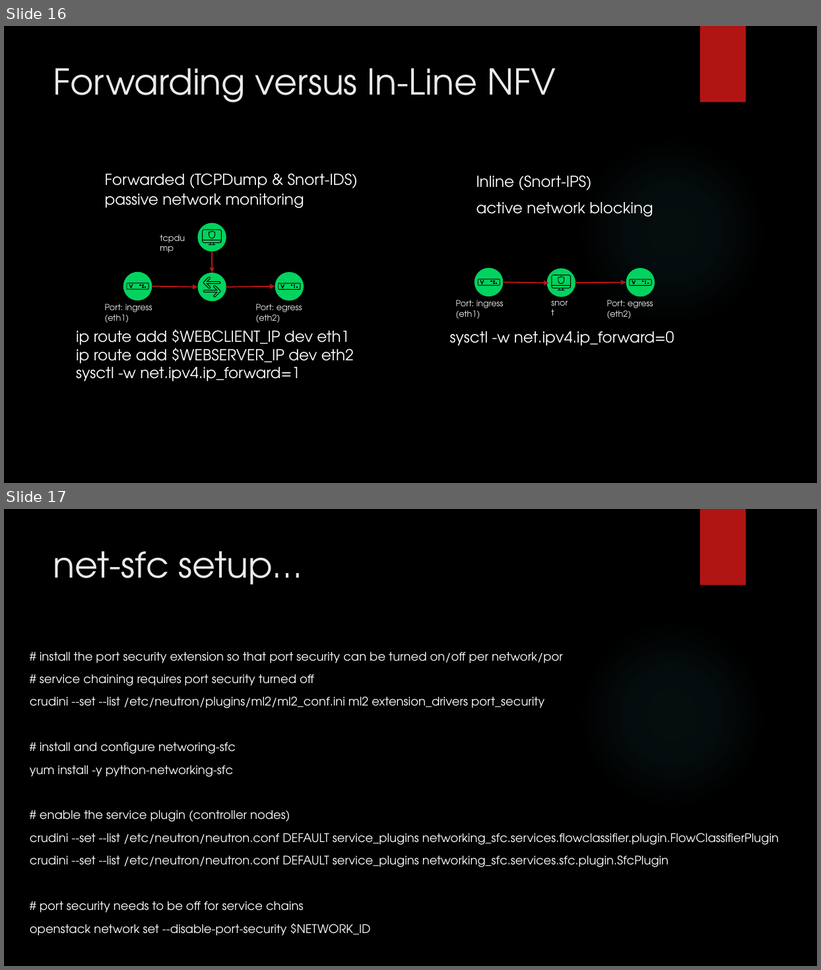
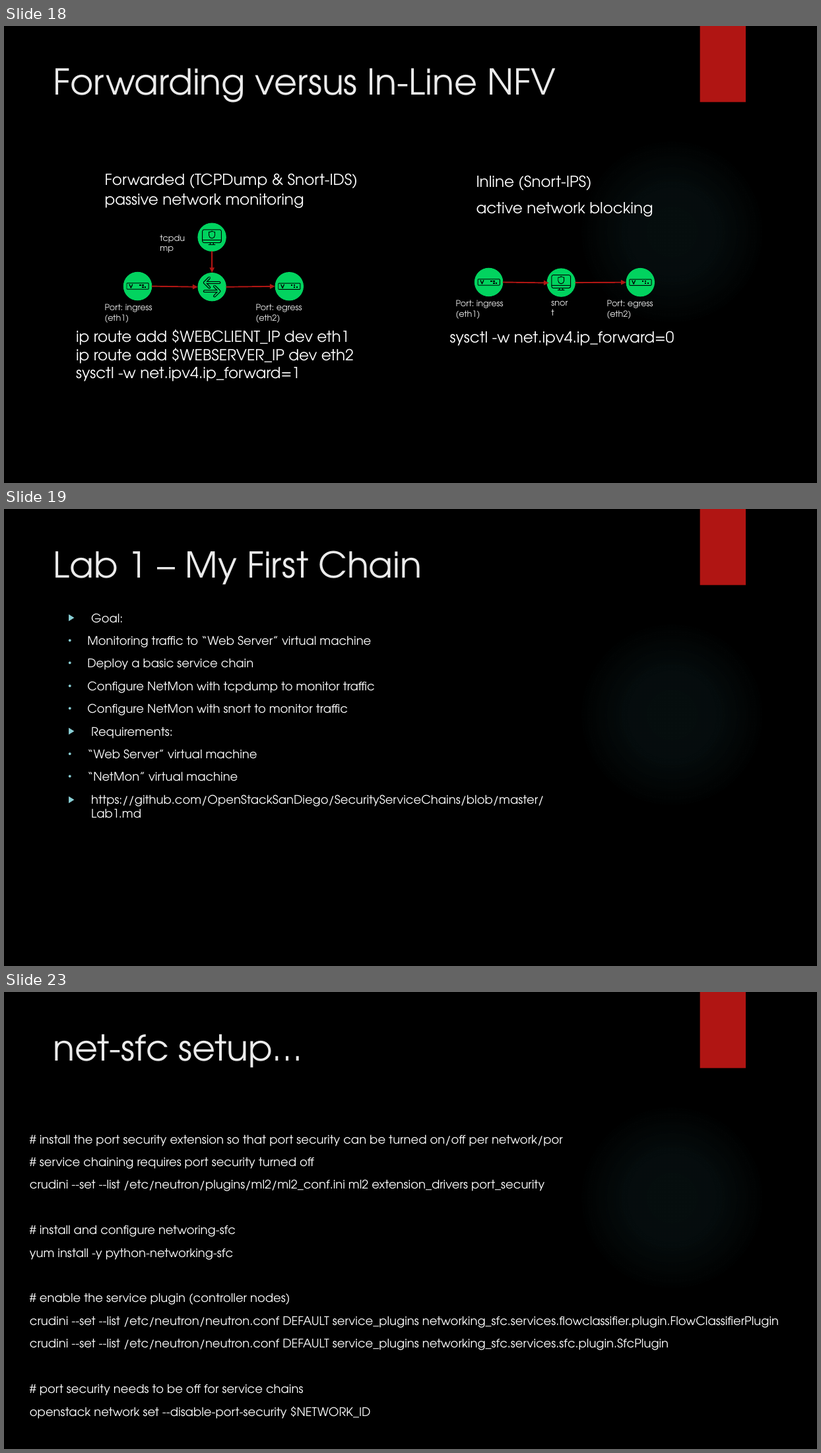
Before and after one commit to OpenStackSanDiego/SecurityServiceChains, a slide deck: Virtualized Security Functions in Layer 2.pptx. Shown one above the other, each under a label of ours: slides 16 and 17 before the commit, slides 18, 19 and 23 after it; the slides between them are not shown. The pictures are 821x970 and 821x1453 pixels, drawn with LibreOffice and Linux fonts; fonts in the diff are those of the drawing; background and template pictures are left out. Boxes give left, top, right and bottom in pixels: in the first picture for what was removed or moved away, otherwise in the second. Text is boxed around its words. In the diff, an @@ line names an element or a change of style, - is before the commit and + after.

```diff
--- a/Virtualized Security Functions in Layer 2.pptx
+++ b/Virtualized Security Functions in Layer 2.pptx
@@ slide 19 added at (x1=4, y1=509, x2=817, y2=966), background picture (left out); not listed: 2 template elements that a slide beside it also shows @@
@@ title added at (x1=54, y1=551, x2=422, y2=585), 42 pt, text #EBEBEB @@
+Lab 1 – My First Chain
@@ text added at (x1=87, y1=613, x2=544, y2=819), 14 pt, text #FFFFFF @@
+▶ Goal:
+• Monitoring traffic to “Web Server” virtual machine
+• Deploy a basic service chain
+• Configure NetMon with tcpdump to monitor traffic
+• Configure NetMon with snort to monitor traffic
+▶ Requirements:
+• “Web Server” virtual machine
+• “NetMon” virtual machine
+▶ https://github.com/OpenStackSanDiego/SecurityServiceChains/blob/master/Lab1.md
@@ what was slide 16 is now slide 18 @@
@@ what was slide 17 is now slide 23 @@
```
Also in this commit, not shown: 1 slide changed, 5 other slides added, 7 other files.
